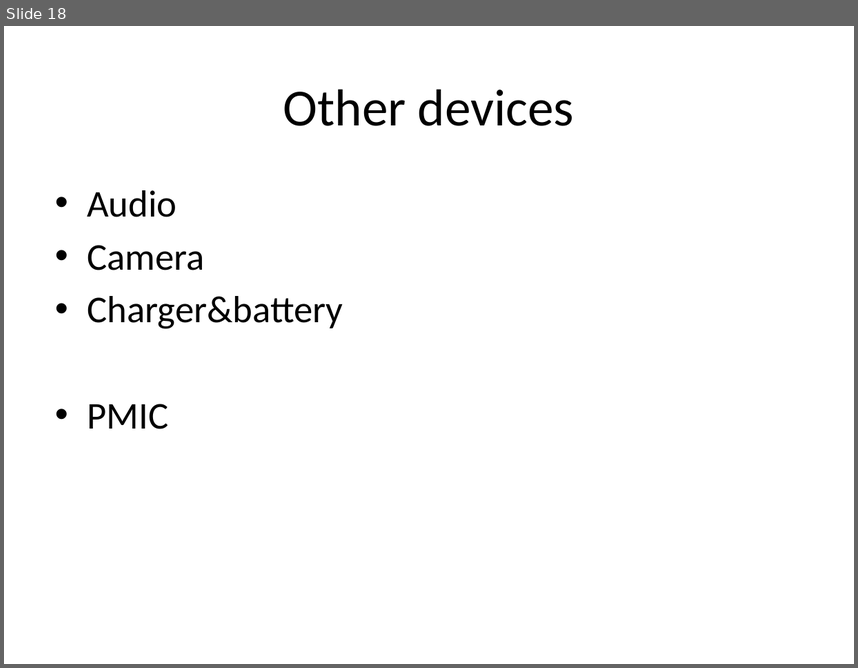
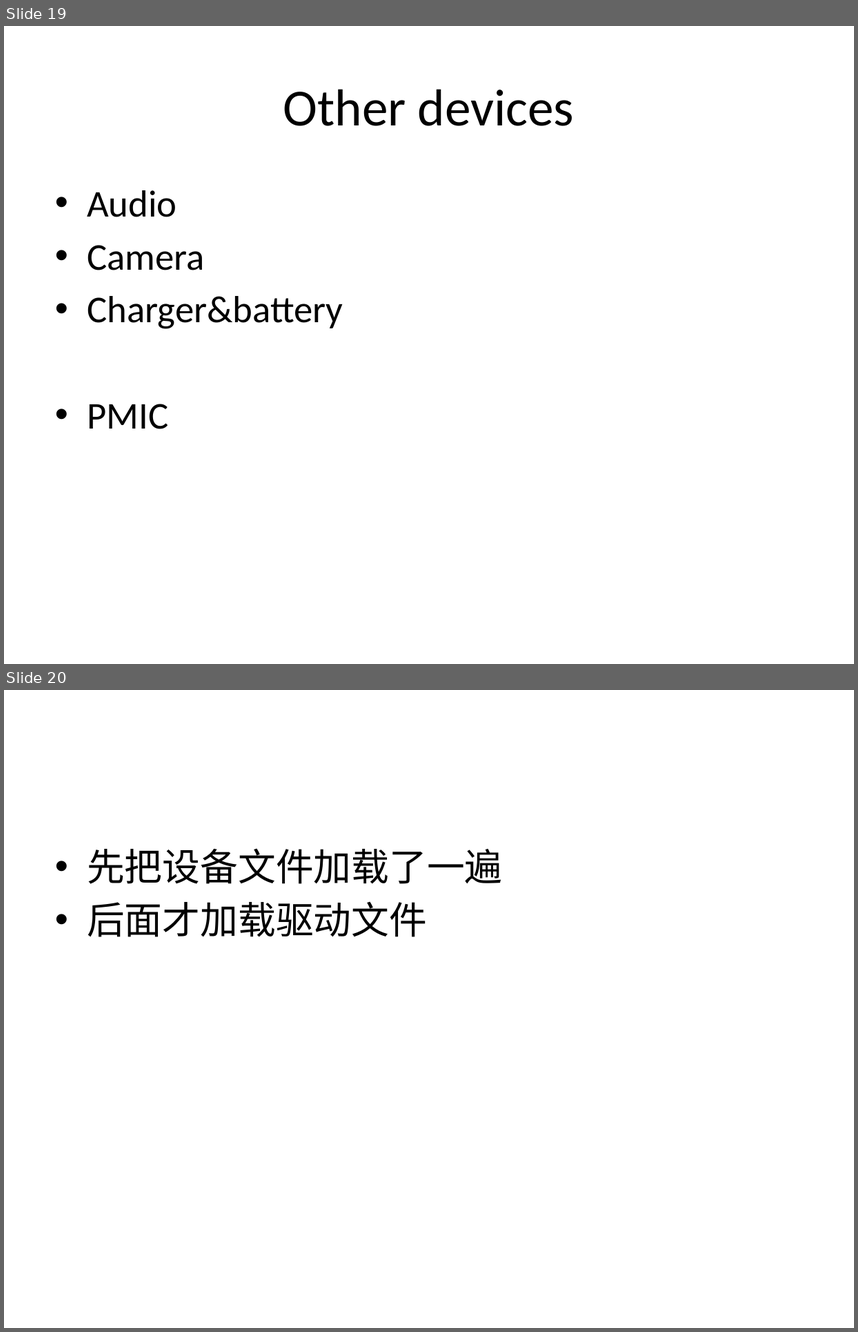
Before and after one commit to mazelinux/LENOVO, a slide deck: doc/Yeti_device_driver_list.pptx. Shown one above the other, each under a label of ours: slide 18 before the commit, slides 19 and 20 after it. The pictures are 858x668 and 858x1332 pixels, drawn with LibreOffice and Linux fonts; fonts in the diff are those of the drawing. Boxes give left, top, right and bottom in pixels: in the first picture for what was removed or moved away, otherwise in the second. Text is boxed around its words. In the diff, an @@ line names an element or a change of style, - is before the commit and + after.

```diff
--- a/doc/Yeti_device_driver_list.pptx
+++ b/doc/Yeti_device_driver_list.pptx
@@ slide 20 added at <box>4,690,854,1328</box>, background #FFFFFF @@
@@ text added at <box>87,848,503,937</box>, 32 pt, text #000000 @@
+• 先把设备文件加载了一遍
+• 后面才加载驱动文件
@@ what was slide 18 is now slide 19 @@
```
Also in this commit, not shown: 9 slides changed, 1 other slide added, 1 other file.
